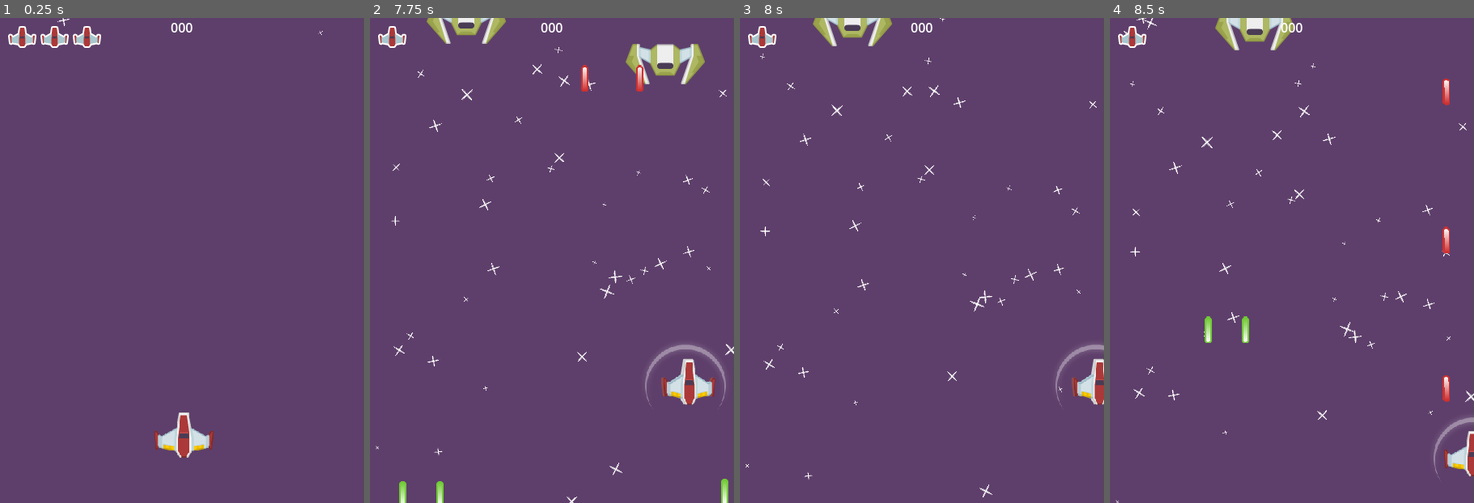
Above: before the commit, frames 1-4 (left to right).
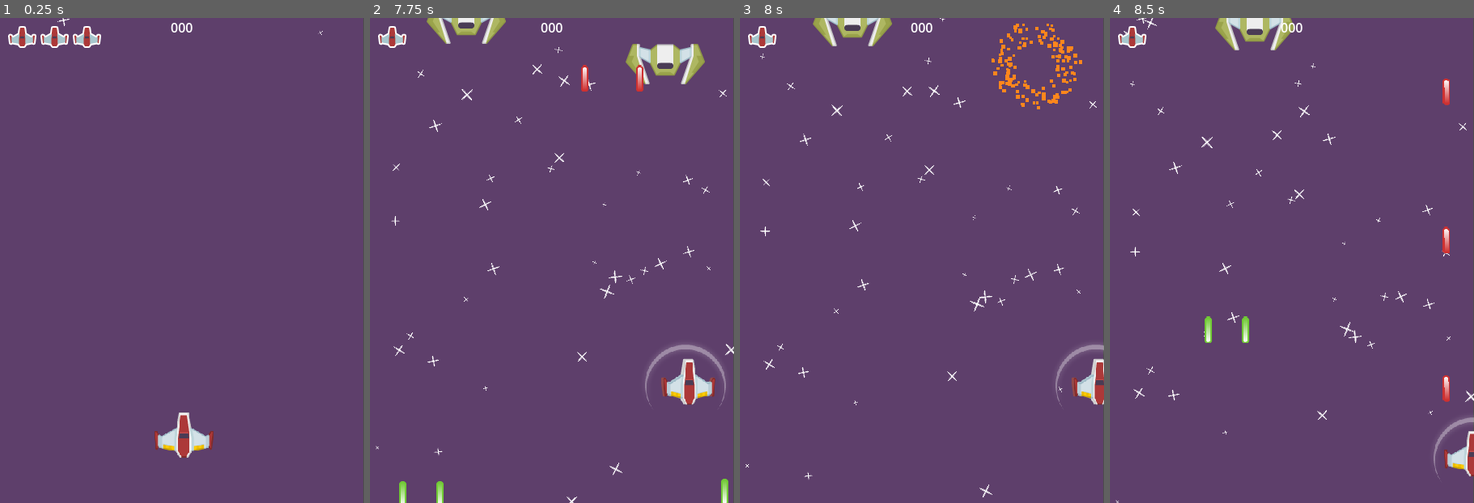
Above: after the commit, the same moments.

Repository: ivaylo-traykov/Yet-Another-Space-Shooter-course-
Game: Godot game, scene res://MainScenes/game.tscn
Same seed, same stepped clock (60 frames per second), same inputs: the game is played once before the commit and once after it.
Inputs:
- Up to frame 1 (0.25 s): no input
- Up to frame 2 (7.75 s): tap Enter at 0.5 s; hold D (move_right) 0.53-1.28 s; hold Space (shoot) 0.53-1.28 s; hold S (move_down) 1.28-2.03 s; tap Space (shoot) every 1.5 s from 1.35 to 7.35 s; hold D (move_right) 2.03-2.78 s; hold Space (shoot) 2.03-2.78 s; hold W (move_up) 2.78-3.53 s; hold Space (shoot) 3.53-4.28 s; hold A (move_left) 3.53-5.03 s; hold S (move_down) 5.03-5.78 s; hold Space (shoot) 5.03-5.78 s; hold D (move_right) 5.78-6.53 s; hold W (move_up) 6.53-7.28 s; hold Space (shoot) 6.53-7.28 s; hold D (move_right) from 7.28 s (still down)
- Up to frame 3 (8 s): keep holding D (move_right)
- Up to frame 4 (8.5 s): release D (move_right) at 8.03 s; hold S (move_down) from 8.03 s (still down); hold Space (shoot) from 8.03 s (still down)

Frames 1-2 are identical in both runs. In frame 3, 0.8% of the frame differs, in the area x 69-94%, y 1-19%; in frame 4, nothing differs.

Commit message:
Add enemy death effect

Diff:
--- a/Enemy/enemy.gd
+++ b/Enemy/enemy.gd
@@ -7,6 +7,7 @@
 @onready var guns = $Guns
 
 var bullet_scene = preload("res://Bullets/enemy_bullet.tscn")
+var death_effect_scene = preload("res://Enemy/enemy_death_effect.tscn")
 var player_in_area = null
 
 func _process(delta):
@@ -19,6 +20,9 @@
 func take_damage(amount):
 	healrh -= amount
 	if healrh <= 0:
+		var effect = death_effect_scene.instantiate()
+		effect.global_position = global_position
+		get_tree().current_scene.add_child(effect)
 		queue_free()
 
 func fire():
--- /dev/null
+++ b/Enemy/enemy_death_effect.gd
@@ -0,0 +1,10 @@
+extends CPUParticles2D
+
+
+func _ready():
+	emitting = true
+
+
+func _process(delta):
+	if not emitting:
+		queue_free()
--- /dev/null
+++ b/Enemy/enemy_death_effect.tscn
@@ -0,0 +1,25 @@
+[gd_scene load_steps=3 format=3 uid="uid://ctt0g1jsual86"]
+
+[ext_resource type="Script" path="res://Enemy/enemy_death_effect.gd" id="1_kymo3"]
+
+[sub_resource type="Gradient" id="Gradient_4fb1o"]
+offsets = PackedFloat32Array(0, 0.343066, 0.755474, 1)
+colors = PackedColorArray(1, 1, 1, 1, 1, 0.52549, 0.109804, 1, 1, 0.52549, 0.109804, 1, 1, 0.52549, 0.109804, 0)
+
+[node name="EnemyDeathEffect" type="CPUParticles2D"]
+emitting = false
+amount = 150
+lifetime = 0.5
+one_shot = true
+explosiveness = 1.0
+emission_shape = 1
+emission_sphere_radius = 5.0
+direction = Vector2(0, 0)
+spread = 180.0
+gravity = Vector2(0, 0)
+initial_velocity_min = 100.0
+initial_velocity_max = 200.0
+scale_amount_min = 3.0
+scale_amount_max = 5.0
+color_ramp = SubResource("Gradient_4fb1o")
+script = ExtResource("1_kymo3")
--- a/MainScenes/BouncerEnemy.gd
+++ b/MainScenes/Spawner.gd
@@ -27,3 +27,4 @@
 
 	# Reset timer
 	spawn_timer.start(spawn_time)
+	spawn_time = clamp(spawn_time - 0.1, MIN_SPAWN_TIME, 5.0)
--- a/MainScenes/game.tscn
+++ b/MainScenes/game.tscn
@@ -4,7 +4,7 @@
 [ext_resource type="Texture2D" uid="uid://cakrynf65l1un" path="res://Assets/backgroundColor.png" id="1_xetkt"]
 [ext_resource type="Texture2D" uid="uid://b337hf52nv4yk" path="res://Assets/starBig.png" id="2_oa3dt"]
 [ext_resource type="PackedScene" uid="uid://fuiue6cdp4xj" path="res://HUD/HUD.tscn" id="5_aknq6"]
-[ext_resource type="Script" path="res://MainScenes/BouncerEnemy.gd" id="5_gjxth"]
+[ext_resource type="Script" path="res://MainScenes/Spawner.gd" id="5_gjxth"]
 
 [node name="Game" type="Node"]
 
